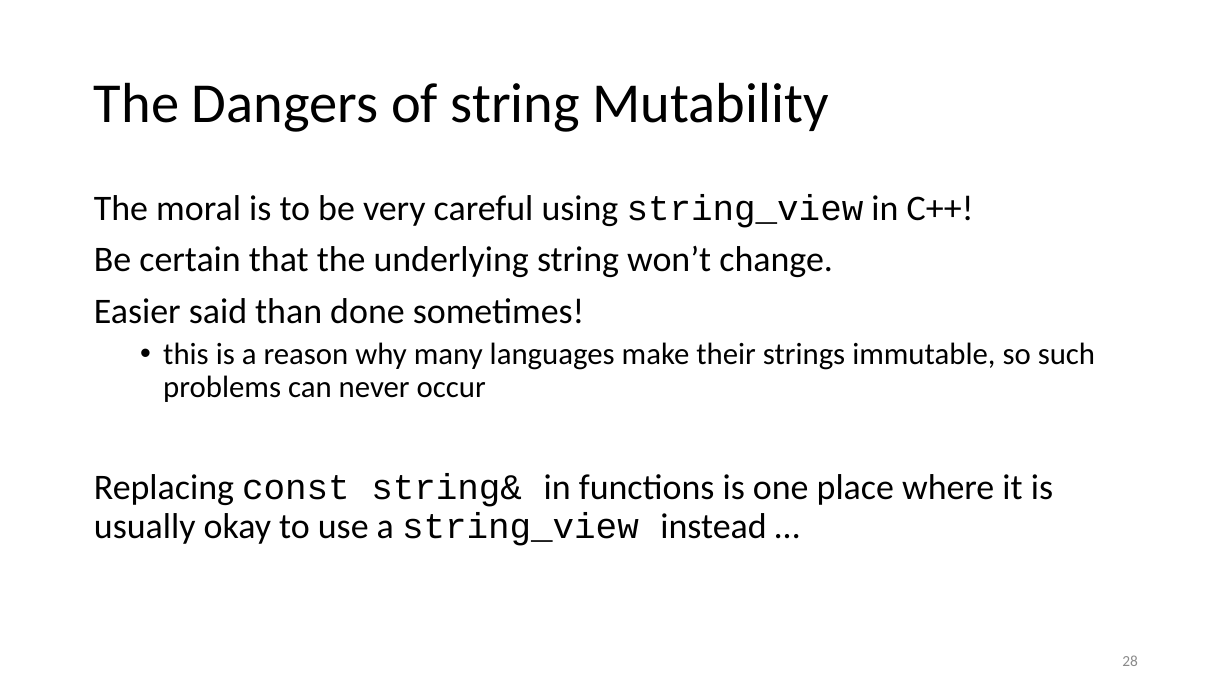
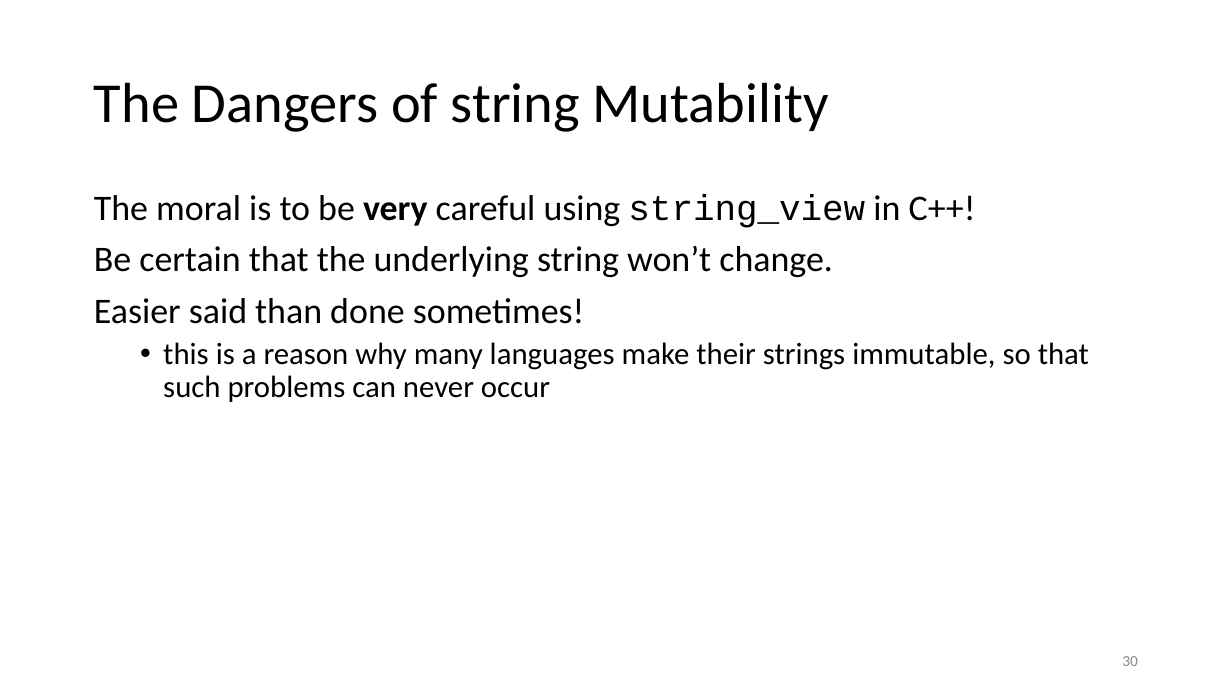
Before and after one commit to tjd1234/cmpt225fall2023, a slide deck: slide 30 of lecture_notes/week12/week12_strings.pptx (slide 28 before the commit). Drawn at 1232x693 pixels with LibreOffice and Linux fonts; fonts in the diff are those of the drawing. Boxes give left, top, right and bottom in pixels: in the first picture for what was removed or moved away, otherwise in the second. Text is boxed around its words. In the diff, an @@ line names an element or a change of style, - is before the commit and + after.

```diff
--- a/lecture_notes/week12/week12_strings.pptx
+++ b/lecture_notes/week12/week12_strings.pptx
@@ text at (94,194,976,228): bold on in "very" @@
@@ text at (163,342,1089,402): text changed; size 28 to 24 pt @@
-  • this is a reason why many languages make their strings immutable, so such problems can never occur
-Replacing const string& in functions is one place where it is usually okay to use a string_view instead …
+  • this is a reason why many languages make their strings immutable, so that such problems can never occur
@@ page number at (1122,656,1138,666): text changed @@
-28
+30
```
Also in this commit, not shown: 20 other slides changed, 2 slides added, 2 other files.
